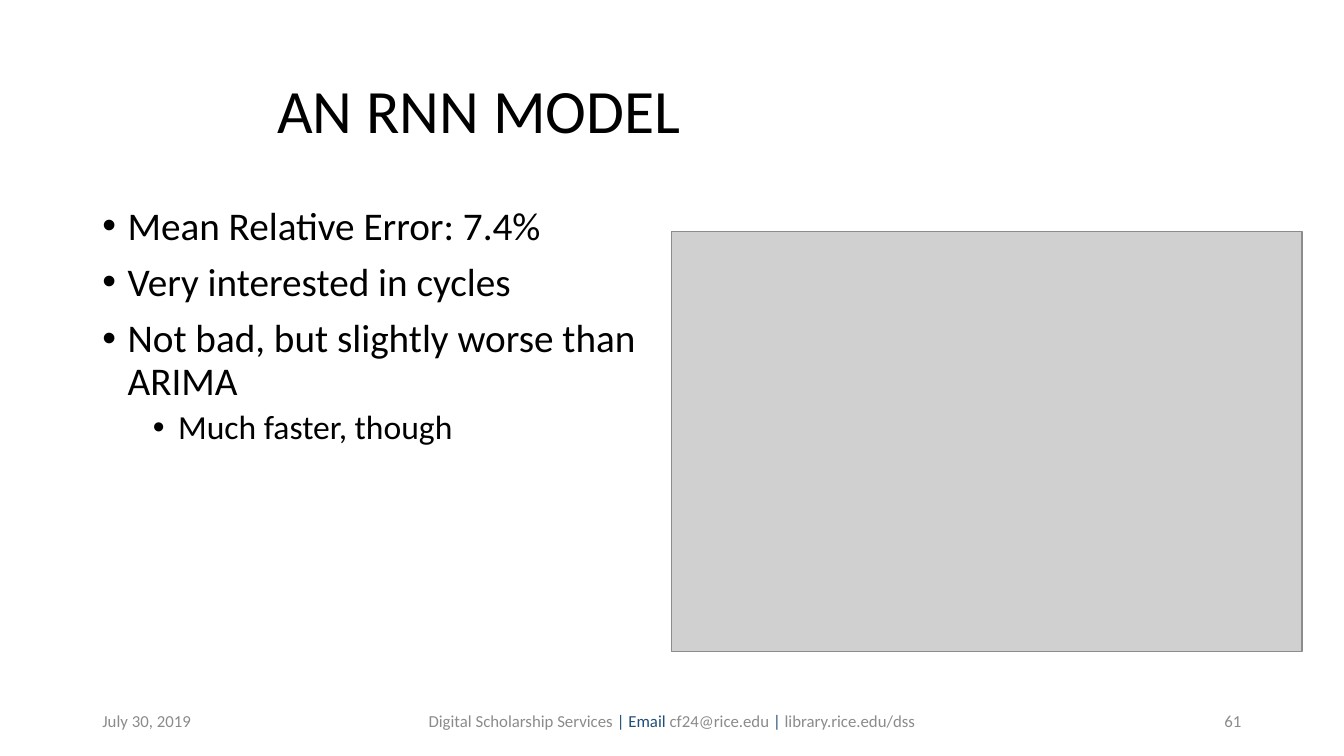
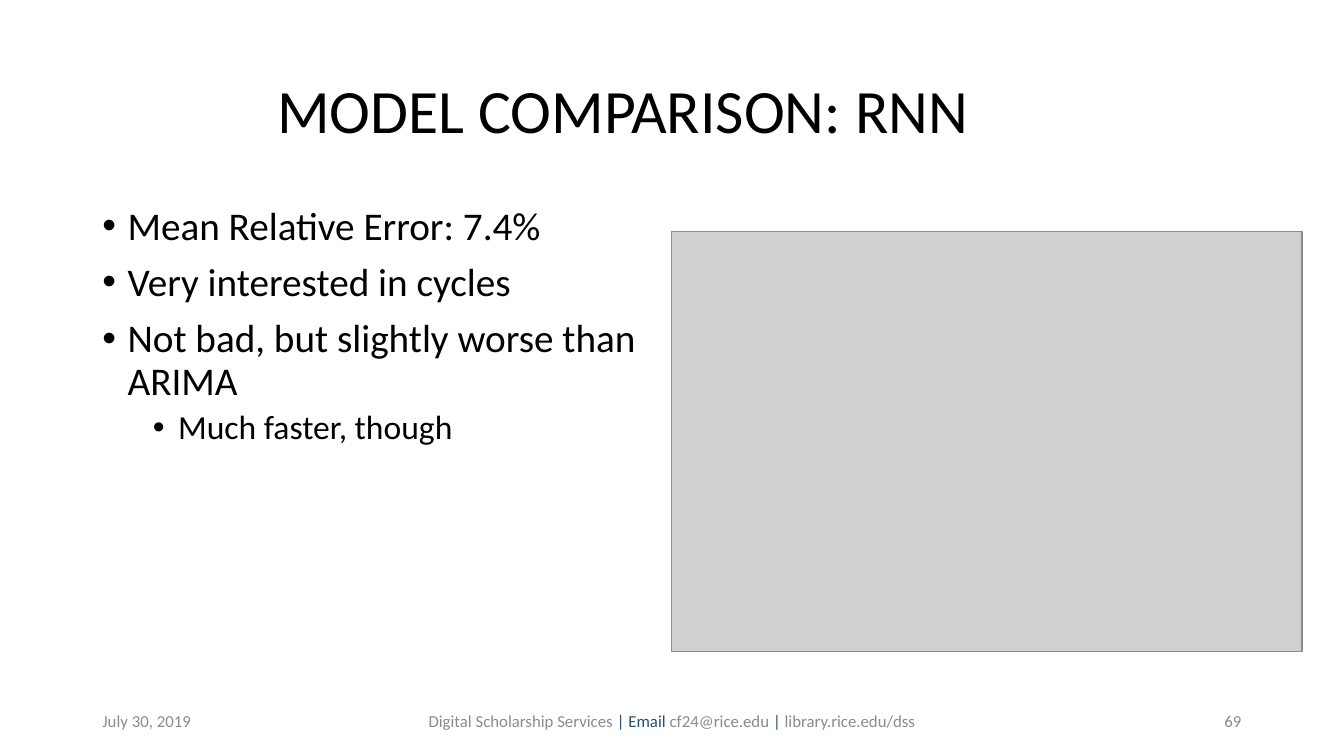
Before and after one commit to bakitybacon/rice-data-and-donuts, a slide deck: slide 69 of tsa/Introduction to Time Series Analysis.pptx (slide 61 before the commit). Drawn at 1344x756 pixels with LibreOffice and Linux fonts; fonts in the diff are those of the drawing; grey boxes stand for pictures; background and template pictures are left out. Boxes give left, top, right and bottom in pixels: in the first picture for what was removed or moved away, otherwise in the second. Text is boxed around its words. In the diff, an @@ line names an element or a change of style, - is before the commit and + after.

Commit message:
model comparisons and stuff

```diff
--- a/tsa/Introduction to Time Series Analysis.pptx
+++ b/tsa/Introduction to Time Series Analysis.pptx
@@ title at (x1=277, y1=93, x2=968, y2=134): text changed @@
-AN RNN MODEL
+MODEL COMPARISON: RNN
@@ page number at (x1=1224, y1=716, x2=1241, y2=727): text changed @@
-61
+69
```
Also in this commit, not shown: 7 other slides changed, 9 slides added.
